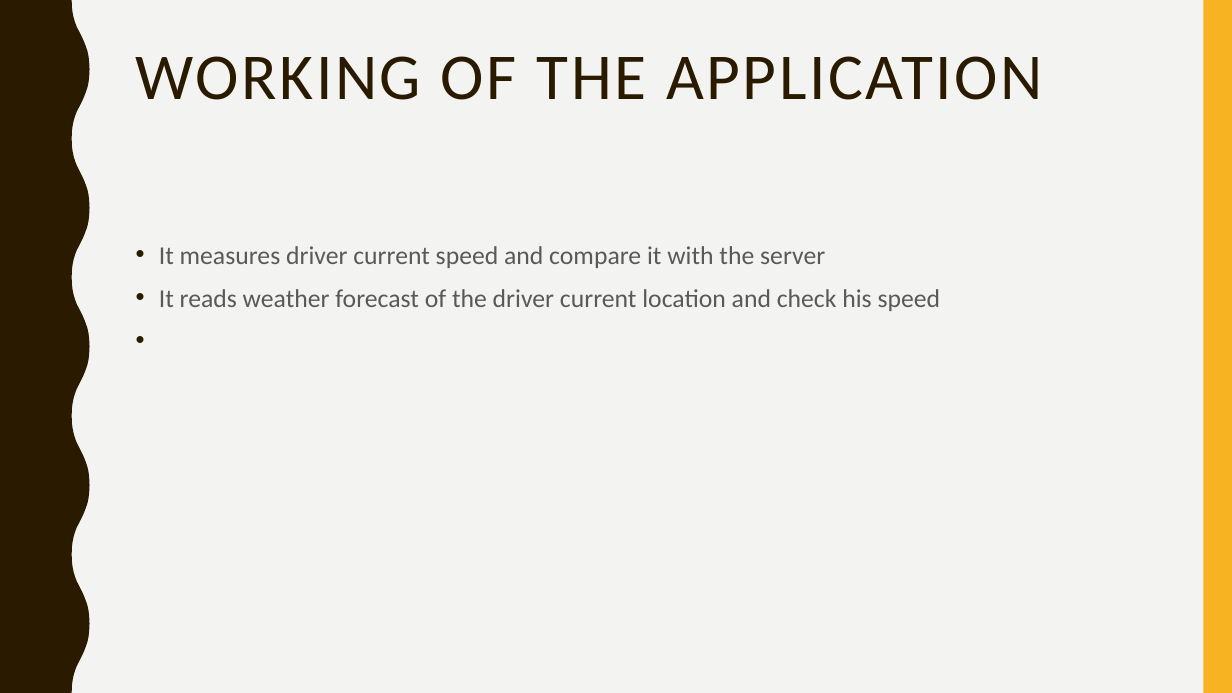
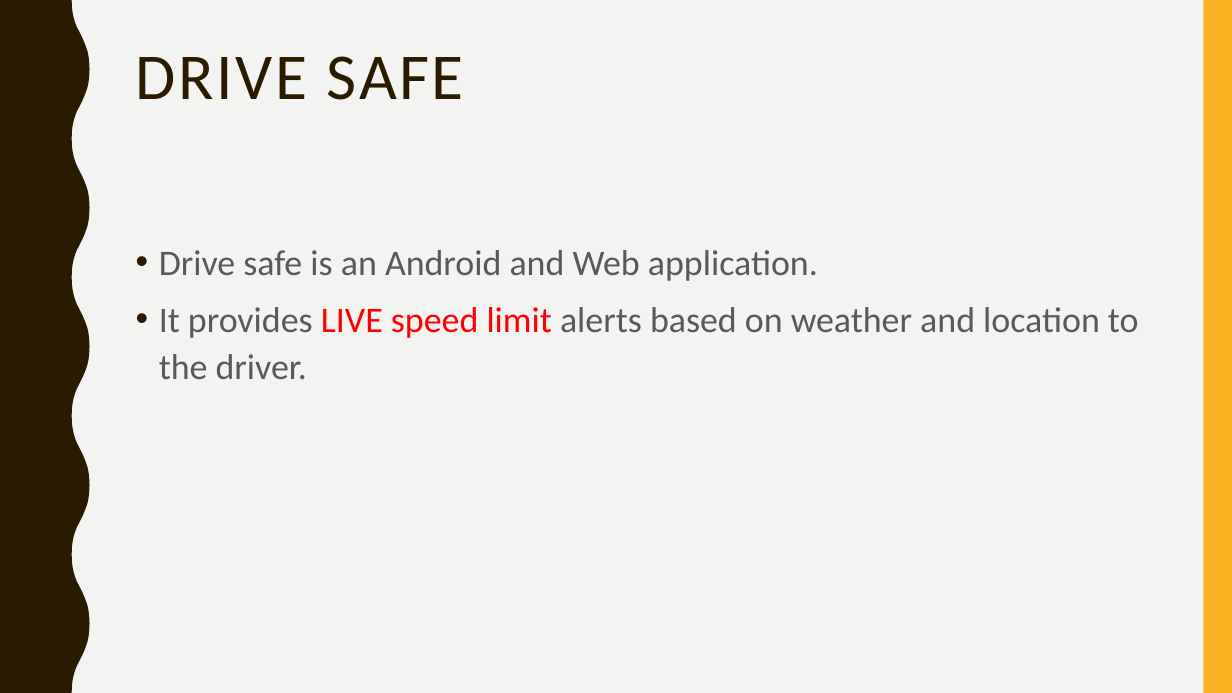
Before and after one commit to siddhantfriends/Drive-Safe, a slide deck: slide 4 of Drive Safe.pptx. Drawn at 1232x693 pixels with LibreOffice and Linux fonts; fonts in the diff are those of the drawing. Boxes give left, top, right and bottom in pixels: in the first picture for what was removed or moved away, otherwise in the second. Text is boxed around its words. In the diff, an @@ line names an element or a change of style, - is before the commit and + after.

Commit message:
final presentation

```diff
--- a/Drive Safe.pptx
+++ b/Drive Safe.pptx
@@ title at [136,56,464,100]: text changed @@
-WORKING OF THE APPLICATION
+DRIVE SAFE
@@ text at [159,250,1139,379]: text changed; size 20 to 28 pt @@
-• It measures driver current speed and compare it with the server
-• It reads weather forecast of the driver current location and check his speed
+• Drive safe is an Android and Web application.
+• It provides LIVE speed limit alerts based on weather and location to the driver.
```
Also in this commit, not shown: 1 other slide changed, 4 slides added, 3 slides removed.
